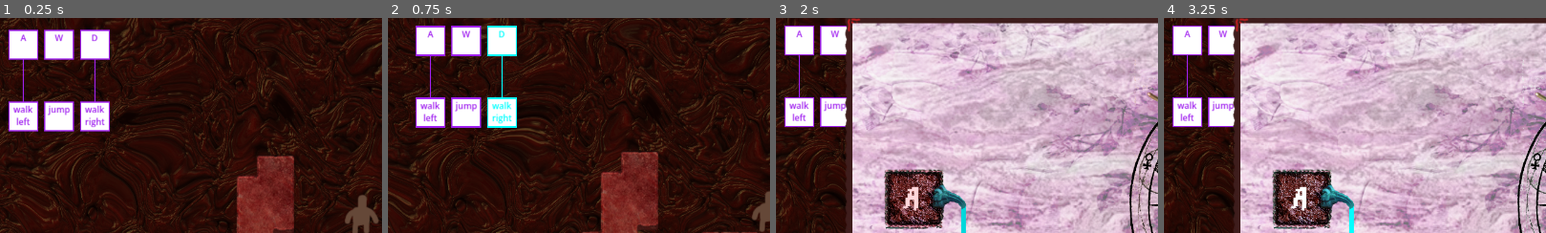
Above: before the commit, frames 1-4 (left to right).
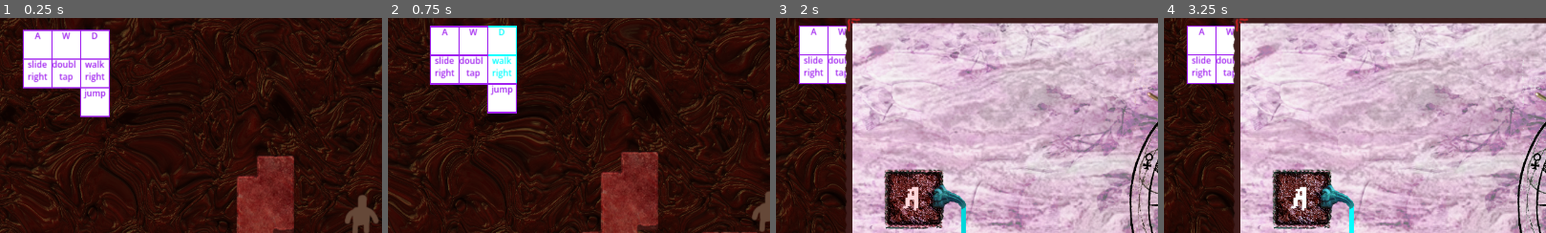
Above: after the commit, the same moments.

Repository: tobiaswahyudi/sacrificial-alter-gd
Game: Godot game, scene res://scenes/main.tscn
The game is run twice, just before and just after one commit, with the same random seed, the same clock (stepped at 60 frames per second) and the same inputs.
Inputs (mouse positions are % of the whole screen's width and height, from its top left):
- Up to frame 1 (0.25 s): no input
- Up to frame 2 (0.75 s): move the mouse to (72, 45) at 0.52 s; hold Right (ui_right) from 0.53 s (still down)
- Up to frame 3 (2 s): keep holding Right (ui_right); tap E (ui_accept) at 0.77, 1.52 s; move the mouse to (30, 55) at 1.27 s
- Up to frame 4 (3.25 s): move the mouse to (60, 28) at 2.02 s; release Right (ui_right) at 2.03 s; hold Left (ui_left) 2.03-2.78 s; move the mouse to (45, 70) at 2.77 s; hold Right (ui_right) from 2.78 s (still down); tap E (ui_accept) at 3.02 s
The pictures show only the part of the screen within x 2-52%, y 5-55%; the shares and areas given below are measured in that part.

The runs differ from the first frame. In frame 1, 7.9% of the frame differs, in the area x 2-29%, y 5-53%; in frame 2, 7.9%, in the area x 7-34%, y 3-52%; in frame 3, 4.7%; in frame 4, 4.7%.

Commit message:
doubletap module & binding minimap

Diff:
--- a/project.godot
+++ b/project.godot
@@ -20,6 +20,7 @@
 RangeUtils="*uid://dwko4a74iif7k"
 GameState="*uid://cugqv3cjl71f8"
 Bindings="*uid://pxsbit2e37ke"
+Doubletap="*uid://cnef4si21dthx"
 
 [display]
 
--- /dev/null
+++ b/script/modules/doubletap.gd
@@ -0,0 +1,33 @@
+@tool
+extends Bindings.BindModule
+class_name DoubleTapModule
+
+var last_triggered: int
+var powered: bool
+var triggering: bool
+
+# This is kind of a constant / game tweak
+var doubletap_threshold: int = 450;
+
+func _init(p_name: String) -> void:
+	super("Doubletap_"+p_name);
+	last_triggered = 0;
+	powered = false;
+
+func is_firing() -> bool:
+	return triggering
+
+func trigger_on(timestamp: int, actor: String):
+	if powered:
+		return
+	powered = true;
+	if timestamp - last_triggered < doubletap_threshold:
+		triggering = true
+		for o in outputs:
+			if o.bound != null:
+				o.bound.trigger_on(timestamp, name)
+	last_triggered = timestamp
+
+func trigger_off(timestamp: int, actor: String):
+	powered = false;
+	triggering = false;
--- a/script/state/bindings.gd
+++ b/script/state/bindings.gd
@@ -14,11 +14,13 @@
 var I_LEFT = "intent_left";
 var I_RIGHT = "intent_right";
 var I_UP = "intent_up";
+var I_SLIDE_RIGHT = "intent_left"
 
 var INTENTS = [
 	I_RIGHT,
 	I_UP,
-	I_LEFT
+	I_LEFT,
+	I_SLIDE_RIGHT
 ]
 
 var STRINGS: Dictionary[String, String] = {
@@ -28,6 +30,8 @@
 	I_LEFT: "walk\nleft",
 	I_RIGHT: "walk\nright",
 	I_UP: "jump",
+	I_SLIDE_RIGHT: "slide\nright",
+	"Doubletap_": "double\ntap"
 }
 
 var keybind_nodes: Dictionary[String, KeyBindNode] = {}
@@ -39,15 +43,28 @@
 @warning_ignore("UNUSED_SIGNAL")
 signal bind_altered();
 
+enum PortType {
+	Trs, Usb, Worm, Neuron
+};
+
+class BindPort:
+	var name: String
+	var type: PortType
+	var bound: BindNode
+	func _init(p_name: String, p_type: PortType) -> void:
+		name = p_name
+		type = p_type
+		bound = null
+
 class BindNode:
 	var name: String
-	var inputs: Array[BindNode]
-	var outputs: Array[BindNode]
+	var inputs: Array[BindPort]
+	var outputs: Array[BindPort]
 
 	func _init(p_name: String) -> void:
 		name = p_name
 		inputs = []
-		outputs = []
+		outputs = [BindPort.new("default", PortType.Usb)]
 
 	func is_firing() -> bool:
 		return false;
@@ -58,8 +75,8 @@
 	func trigger_off(timestamp: int, actor: String):
 		pass
 
-	func connect_output(rhs: BindNode):
-		self.outputs.append(rhs)
+	func connect_output(index: int, rhs: BindNode):
+		self.outputs[index].bound = rhs
 		rhs.inputs.append(self)
 
 class KeyBindNode extends BindNode:
@@ -74,7 +91,8 @@
 			return
 		key_pressed = true;
 		for o in outputs:
-			o.trigger_on(timestamp, name)
+			if o.bound != null:
+				o.bound.trigger_on(timestamp, name)
 
 	func trigger_off(timestamp: int, actor: String):
 		if(not key_pressed):
@@ -82,7 +100,8 @@
 			return
 		key_pressed = false;
 		for o in outputs:
-			o.trigger_off(timestamp, name)
+			if o.bound != null:
+				o.bound.trigger_off(timestamp, name)
 
 	func is_firing() -> bool:
 		return key_pressed;
@@ -102,31 +121,33 @@
 	func is_firing() -> bool:
 		return firing;
 
+class BindModule extends BindNode:
+	# Modules need to keep input/outputs ordered
+	func _init(p_name: String) -> void:
+		super(p_name)
+
+func register_node(node: BindNode):
+	nodes[node.name] = node
+
 func _ready() -> void:
-	var kb_left = KeyBindNode.new(KB_LEFT)
-	var kb_right = KeyBindNode.new(KB_RIGHT)
-	var kb_up = KeyBindNode.new(KB_UP)
+	for bind in BINDS:
+		var node = KeyBindNode.new(bind)
+		keybind_nodes[bind] = node
+		register_node(node)
 
-	keybind_nodes[KB_LEFT] = kb_left
-	keybind_nodes[KB_RIGHT] = kb_right
-	keybind_nodes[KB_UP] = kb_up
+	for intent in INTENTS:
+		var node = IntentNode.new(intent)
+		intent_nodes[intent] = node
+		register_node(node)
 
-	var i_left = IntentNode.new(I_LEFT)
-	var i_right = IntentNode.new(I_RIGHT)
-	var i_up = IntentNode.new(I_UP)
+	keybind_nodes[KB_LEFT].connect_output(0, intent_nodes[I_LEFT])
+	keybind_nodes[KB_RIGHT].connect_output(0, intent_nodes[I_RIGHT])
 
-	intent_nodes[I_LEFT] = i_left
-	intent_nodes[I_RIGHT] = i_right
-	intent_nodes[I_UP] = i_up
+	var dbt_module = DoubleTapModule.new("")
+	register_node(dbt_module)
 
-	# Push all nodes from keybind and intent into nodes
-	for b_name in keybind_nodes:
-		nodes[b_name] = keybind_nodes[b_name]
-	for b_name in intent_nodes:
-		nodes[b_name] = intent_nodes[b_name]
-
-	kb_left.connect_output(i_left)
-	kb_right.connect_output(i_right)
+	keybind_nodes[KB_UP].connect_output(0, dbt_module)
+	dbt_module.connect_output(0, intent_nodes[I_UP])
 	# kb_up.connect_output(i_up)
 
 func _process(_delta: float) -> void:
--- a/ui/bind_minimap.gd
+++ b/ui/bind_minimap.gd
@@ -1,7 +1,8 @@
 @tool
 extends Control
 
-@export var margin: float;
+@export var x_margin: float;
+@export var y_margin: float;
 
 @export var box_size: float;
 @export var box_line_weight: float;
@@ -28,28 +29,57 @@
 
 ###################
 
-
+# directed cycles forbidden !!!!!!
+	# or, like we figure it out later
+func dfs(node_depths: Dictionary[String, int], node_names: Array[String], node: Bindings.BindNode, depth: int):
+	if not (node.name in node_names):
+		node_names.append(node.name)
+	if node.name in node_depths:
+		if node_depths[node.name] >= depth:
+			# Good, it's at at or lower than where it needs to be
+			return
+	node_depths[node.name] = depth
+	for output_node in node.outputs:
+		if output_node.bound == null:
+			return
+		dfs(node_depths, node_names, output_node.bound, depth + 1)
 
 # When the bind is changed at all, the UI needs to rediscover all connected modules and sort them in order.
 func regenerate_nodes():
+	var node_depths: Dictionary[String, int] = {}
 	draw_positions = {};
 	connections = [];
 
 	for idx in range(len(Bindings.BINDS)):
 		var bind_name = Bindings.BINDS[idx]
-		draw_positions[bind_name] = Vector2i(idx + 1, 0)
-		all_names.append(bind_name)
+		var bind_ui = Bindings.keybind_nodes[bind_name]
+		dfs(node_depths, all_names, bind_ui, 0)
 
-	for idx in range(len(Bindings.INTENTS)):
-		var intent_name = Bindings.INTENTS[idx]
-		draw_positions[intent_name] = Vector2i(idx + 1, 2)
-		all_names.append(intent_name)
+	var heights = [1,1,1,1,1,1,1,1,1]
+
+	for name in all_names:
+		var depth = node_depths[name]
+		var xpos = heights[depth]
+		heights[depth] += 1
+		draw_positions[name] = Vector2i(xpos, depth)
+
+	# for idx in range(len(Bindings.BINDS)):
+	# 	var bind_name = Bindings.BINDS[idx]
+	# 	draw_positions[bind_name] = Vector2i(idx + 1, 0)
+	# 	all_names.append(bind_name)
+
+	# for idx in range(len(Bindings.INTENTS)):
+	# 	var intent_name = Bindings.INTENTS[idx]
+	# 	draw_positions[intent_name] = Vector2i(idx + 1, 2)
+	# 	all_names.append(intent_name)
 
 	# For now there's no modules, so all connections come from keybinds. That's nice and easy
-	for bind_name in Bindings.BINDS:
-		var bind_ui = Bindings.keybind_nodes[bind_name]
+	for bind_name in all_names:
+		var bind_ui = Bindings.nodes[bind_name]
 		for output_node in bind_ui.outputs:
-			connections.append(StringPair.new(bind_name, output_node.name))
+			if output_node.bound != null:
+				print("Adding connection from ",bind_name, " to ", output_node.bound.name)
+				connections.append(StringPair.new(bind_name, output_node.bound.name))
 
 func _ready() -> void:
 	regenerate_nodes()
@@ -60,13 +90,13 @@
 	queue_redraw()
 
 func calc_col_left(i: float) -> float:
-	return margin -i * (box_size + margin)
+	return x_margin -i * (box_size + x_margin)
 
 func calc_col_middle(i: float) -> float:
-	return margin -i * (box_size + margin) + (box_size * 0.5)
+	return x_margin -i * (box_size + x_margin) + (box_size * 0.5)
 
 func calc_row_top(i: float) -> float:
-	return i * (box_size + margin)
+	return i * (box_size + y_margin)
 
 func calc_row_bottom(i: float) -> float:
 	return calc_row_top(i) + box_size
Not shown, added: script/modules/doubletap.gd.uid
